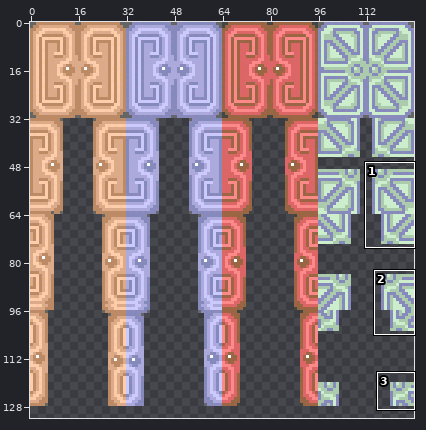
Two states of a sprite sheet, Images/men001.png. Above: a wide view before the commit, with the close-up outlined.
Close-up. Before:
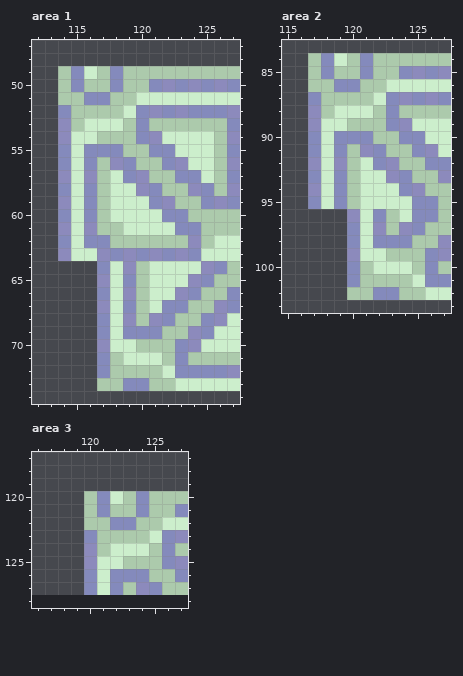
The file is 128x128 pixels. Pixels under 10% opacity are left out. Colours within 5 levels of each other are drawn and written as one. Shown: area 1: x 112..127, y 47..74; area 2: x 115..127, y 83..103; area 3: x 116..127, y 117..128. The old version is drawn lined up with the new one, on the new canvas. The wide view leaves out empty margins. The commit also changed other parts of the picture, which this record leaves out.
The same view after the edit:
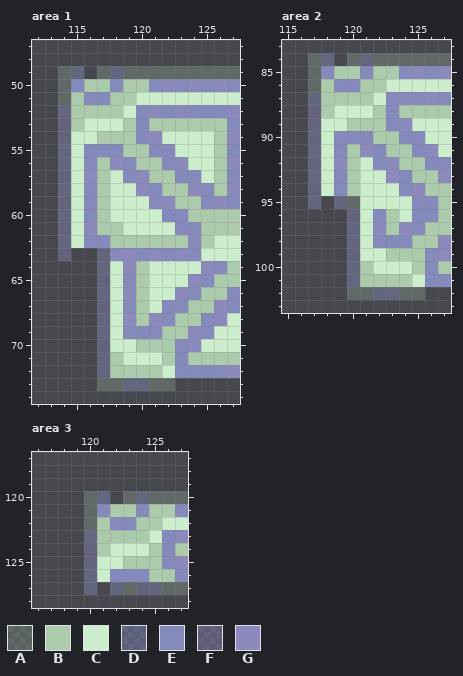
Palette (. is transparent): A #accaac40  B #accaac  C #cceecc  D #848abc72  E #848abc  F #8c8abc6a  G #8c8abc
Changes in this commit:
canvas 128x128 -> 128x186
Area 1:
y 49: x 114..127 BECBEBBBBBBBBB -> AD.ADAAAAAAAAA
y 50..51: x 114 B -> A
y 52: x 114 E -> D
y 53..54: x 114 G -> F
y 55..56: x 114 E -> D
y 57: x 114 G -> F
y 58: x 114 E -> D
y 59: x 114 G -> F
y 60: x 114 E -> D
y 61: x 114 G -> F
y 62: x 114 E -> D
y 63: x 114..117 GCCG -> F..F
y 64: x 117 E -> D
y 65: x 117 G -> F
y 66: x 117 E -> D
y 67: x 117 G -> F
y 68..69: x 117 E -> D
y 70: x 117 G -> F
y 71..72: x 117 E -> D
y 73: x 117..127 BBEEBBCCCCC -> AADDAA.....
Area 2:
y 84: x 117..127 BECBEBBBBBB -> AD.ADAAAAAA
y 85..86: x 117 B -> A
y 87: x 117 E -> D
y 88..89: x 117 G -> F
y 90..91: x 117 E -> D
y 92: x 117 G -> F
y 93: x 117 E -> D
y 94: x 117 G -> F
y 95: x 117..120 ECEB -> D.DA
y 96: x 120 G -> F
y 97..98: x 120 E -> D
y 99: x 120 G -> F
y 100..101: x 120 E -> D
y 102: x 120..127 BBEEBBCC -> AADDAA..
Area 3:
y 120: x 120..127 BECBEBBB -> AD.ADAAA
y 121..122: x 120 B -> A
y 123: x 120 E -> D
y 124..125: x 120 G -> F
y 126: x 120 E -> D
y 127: x 120..127 ECEBGEBB -> D.DAFDAA
